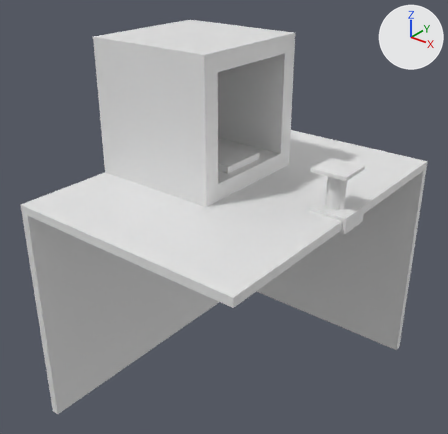
The Blender file 3d-printer-roboclaw/3d-printer-roboclaw.blend, before and after one commit.
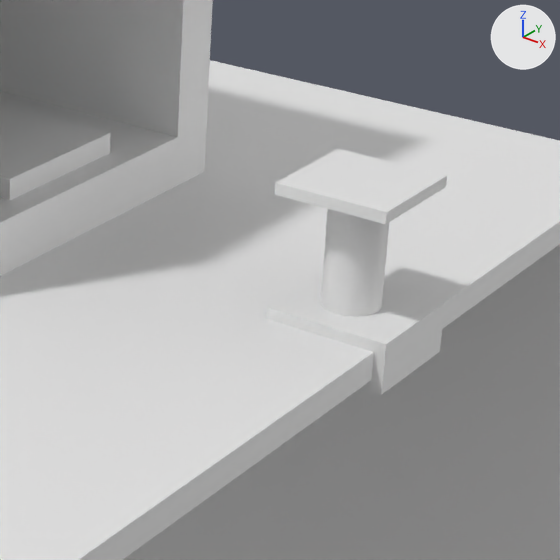
Each version is shown whole from a 50 mm camera at (1376.0, -845.0, 1424.0) aimed at (315.0, 482.0, 601.0), then close up on the part from 50% to 89% of the width and 26% to 66% of the height. The lights are fixed; the arrows at upper right show +X, +Y and +Z.

Names of what the first close-up shows: '3d-printer', 'desk', 'lower-base', 'table-mount', 'upper-base'.
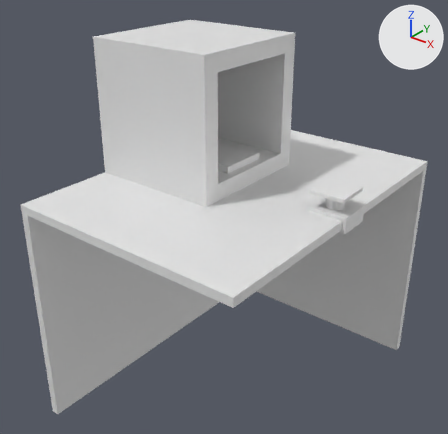
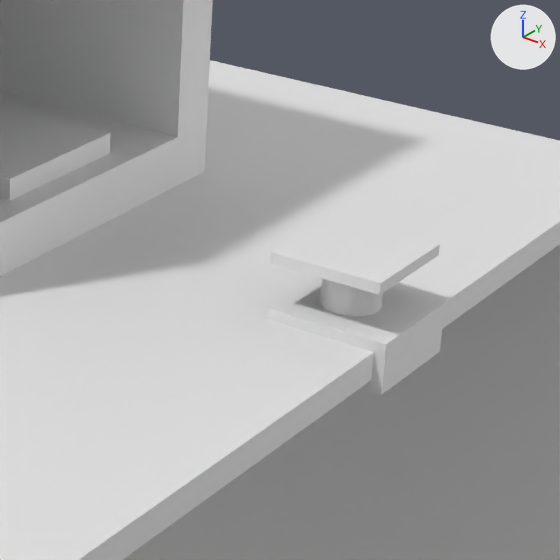
Where the change shows, as pixel boxes (x1, y1, x2, y2) in the close-ups (560 x 560 px):
'upper-base', moved
    before: (274, 149, 447, 224)
    after: (270, 215, 440, 295)
'lower-base', mesh rescaled
    before: (320, 209, 389, 317)
    after: (320, 278, 383, 317)

The change in detail:
me_cylinder has 200 vertices, 102 faces and spans x 0.0..100.0, y 0.0..100.0, z 0.0..100.0.
me_cylinder is used by ob_lower_base; location (650.0, 475.0, 735.0); scale (0.5, 0.5, 1.0).
me_cylinder part 1: the whole mesh is scaled about the mesh origin by (1, 1, 0.4).
Object 'upper-base' (ob_upper_base) moves from (625.0, 450.0, 835.0) to (625.0, 450.0, 775.0).
